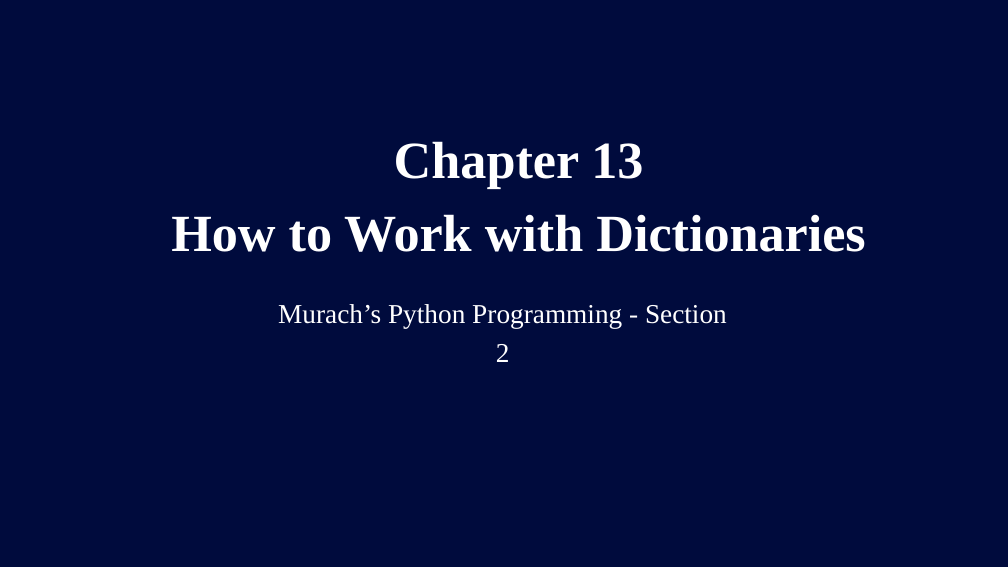
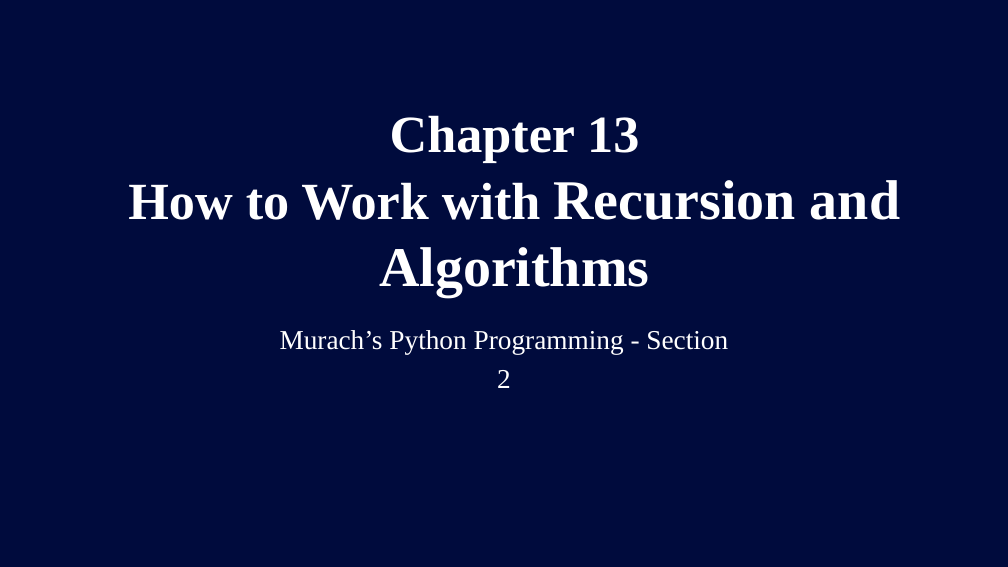
Before and after one commit to Wendy-Chen56/murachs_python_section_2, a slide deck: slide 1 of slides/chapter_13_How_to_Work_with_Recursion_and_Algorithms.pptx. Drawn at 1008x567 pixels with LibreOffice and Linux fonts; fonts in the diff are those of the drawing. Boxes give left, top, right and bottom in pixels: in the first picture for what was removed or moved away, otherwise in the second. Text is boxed around its words. In the diff, an @@ line names an element or a change of style, - is before the commit and + after.

Commit message:
Update Chapter 10 to 13 presentation slides

```diff
--- a/slides/chapter_13_How_to_Work_with_Recursion_and_Algorithms.pptx
+++ b/slides/chapter_13_How_to_Work_with_Recursion_and_Algorithms.pptx
@@ text "Chapter 13": place and size @@
-text "Chapter 13" at [171,141,865,252]
+text "Chapter 13" at [128,115,900,297]
@@ text at [128,180,900,297]: text changed; size 74.6 to 80 pt @@
-How to Work with Dictionaries
+How to Work with Recursion and Algorithms
@@ text "Murach’s Python Programming - Section ...": place and size @@
-text "Murach’s Python Programming - Section ..." at [278,304,727,362]
+text "Murach’s Python Programming - Section ..." at [280,330,728,388]
```
Also in this commit, not shown: 3 other files.
